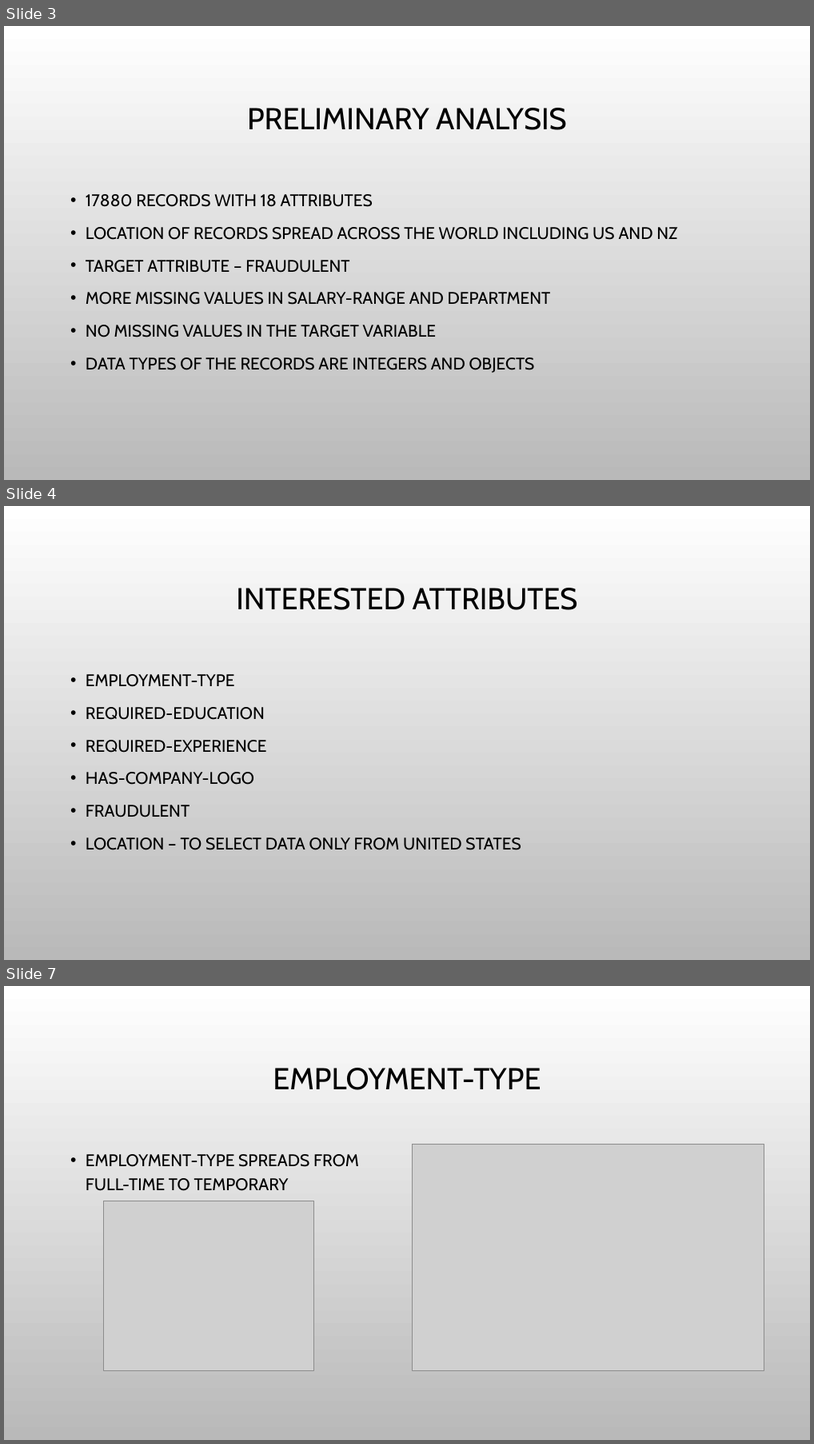
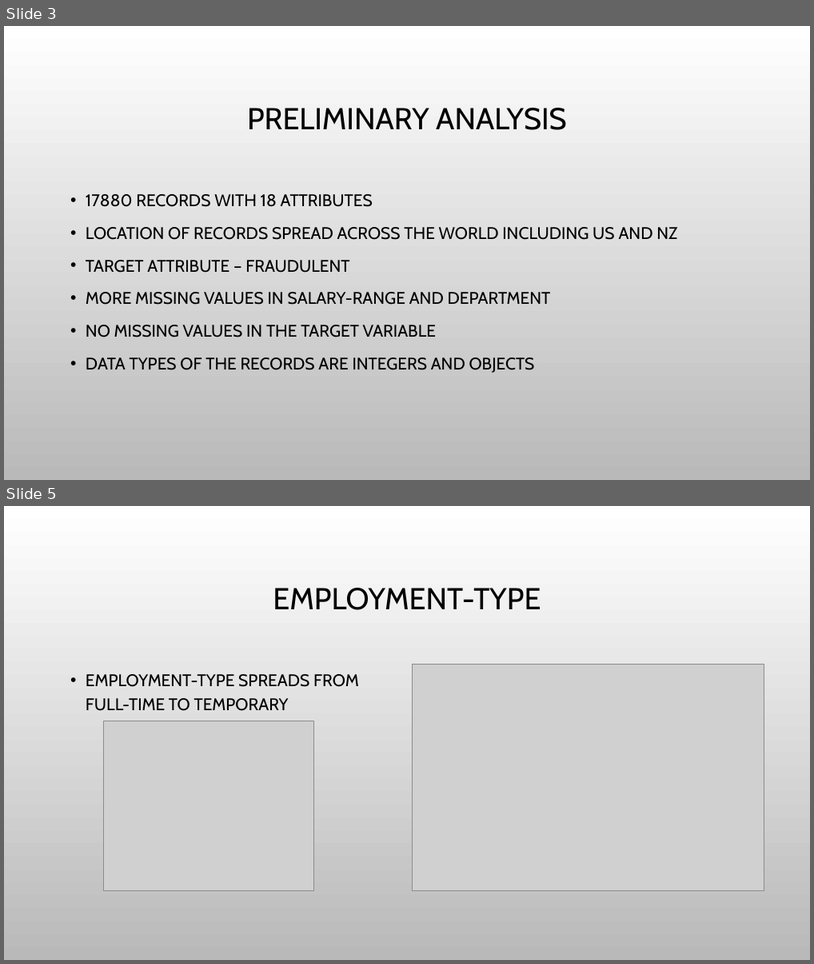
Before and after one commit to hjyoon16/Fake_Job_Post_Classification, a slide deck: 502projectPresentation.pptx. Shown one above the other, each under a label of ours: slides 3, 4 and 7 before the commit, slides 3 and 5 after it; the slides between them are not shown. The pictures are 814x1444 and 814x964 pixels, drawn with LibreOffice and Linux fonts; fonts in the diff are those of the drawing; grey boxes stand for pictures; background and template pictures are left out. Boxes give left, top, right and bottom in pixels: in the first picture for what was removed or moved away, otherwise in the second. Text is boxed around its words. In the diff, an @@ line names an element or a change of style, - is before the commit and + after.

```diff
--- a/502projectPresentation.pptx
+++ b/502projectPresentation.pptx
@@ slide 4 removed at (4,506,810,960), background picture (left out) @@
@@ title removed at (236,588,578,610) @@
-INTERESTED ATTRIBUTES
@@ text removed at (86,674,521,850) @@
-• EMPLOYMENT-TYPE
-• REQUIRED-EDUCATION
-• REQUIRED-EXPERIENCE
-• HAS-COMPANY-LOGO
-• FRAUDULENT
-• LOCATION – TO SELECT DATA ONLY FROM UNITED STATES
@@ what was slide 7 is now slide 5 @@
```
Also in this commit, not shown: 2 slides changed, 4 other slides removed.
